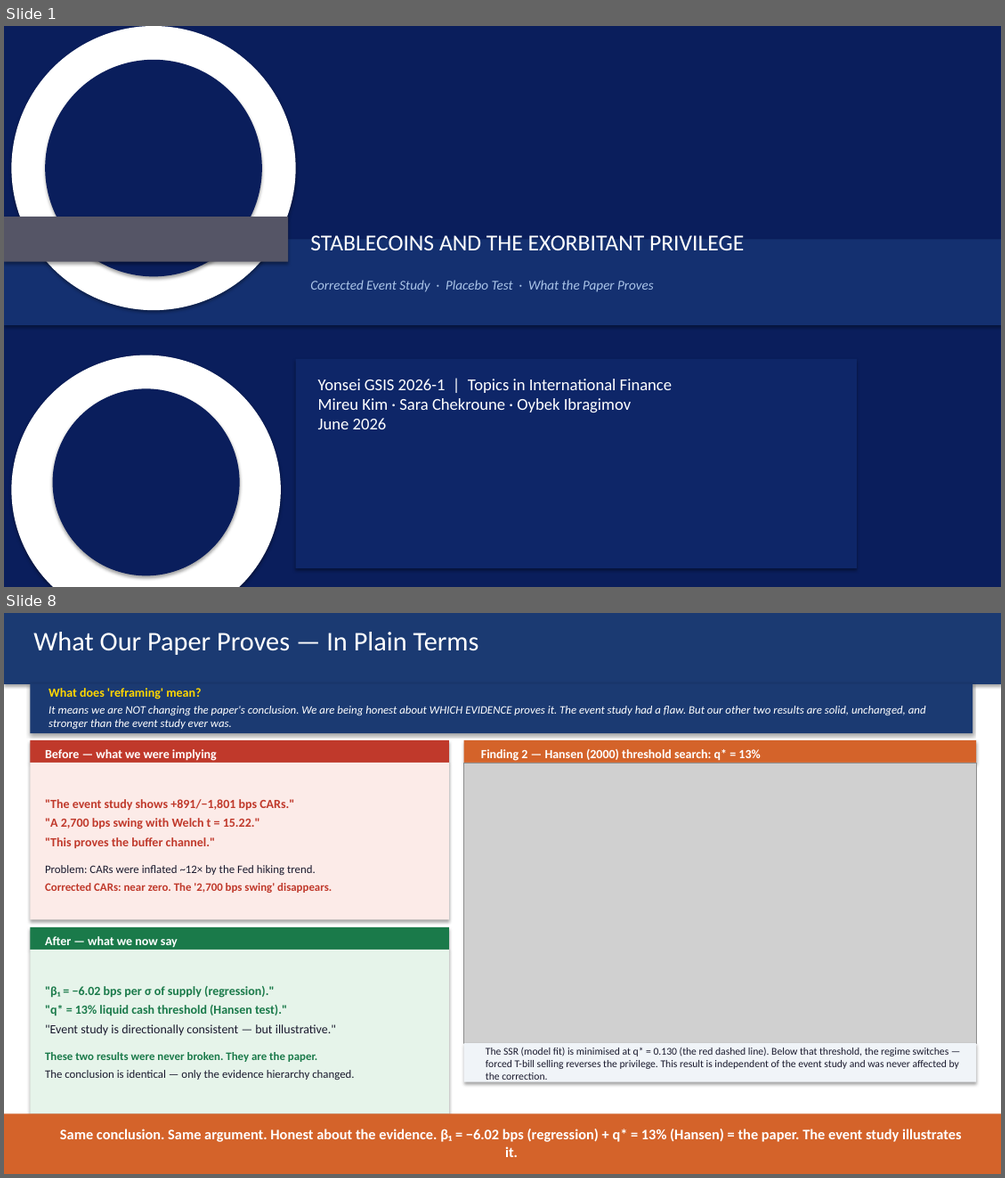
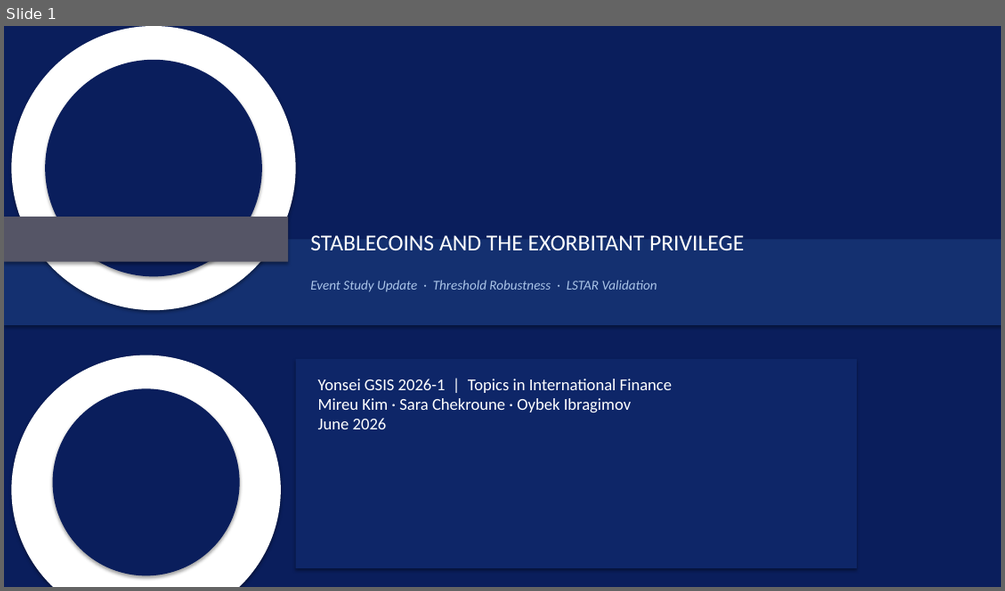
Before and after one commit to kimmireu0921/Stablecoins-and-the-Exorbitant-Privilege, a slide deck: presentations/0602_Stablecoin_Exorbitant_Privilege.pptx. Shown one above the other, each under a label of ours: slides 1 and 8 before the commit, slide 1 after it; the slides between them are not shown. The pictures are 1005x1178 and 1005x591 pixels, drawn with LibreOffice and Linux fonts; fonts in the diff are those of the drawing; grey boxes stand for pictures. Boxes give left, top, right and bottom in pixels: in the first picture for what was removed or moved away, otherwise in the second. Text is boxed around its words. In the diff, an @@ line names an element or a change of style, - is before the commit and + after.

```diff
--- a/presentations/0602_Stablecoin_Exorbitant_Privilege.pptx
+++ b/presentations/0602_Stablecoin_Exorbitant_Privilege.pptx
@@ slide 8 removed at (4, 613, 1001, 1174), background #FFFFFF @@
@@ rectangle removed at (4, 613, 1001, 1174) @@
@@ rectangle removed at (4, 613, 1001, 684) @@
@@ text removed at (33, 632, 479, 655) @@
-What Our Paper Proves — In Plain Terms
@@ rectangle removed at (30, 683, 972, 733) @@
@@ text removed at (48, 688, 201, 699) @@
-What does 'reframing' mean?
@@ text removed at (48, 706, 926, 729) @@
-It means we are NOT changing the paper's conclusion. We are being honest about WHICH EVIDENCE proves it. The event study had a flaw. But our other two results are solid, unchanged, and stronger than the event study ever was.
@@ rectangle removed at (30, 740, 449, 763) @@
@@ rectangle removed at (464, 740, 976, 763) @@
@@ rectangle removed at (30, 763, 449, 919) @@
@@ text removed at (45, 749, 217, 761) @@
-Before — what we were implying
@@ picture removed at (464, 763, 976, 1043) @@
@@ text removed at (481, 749, 760, 761) @@
-Finding 2 — Hansen (2000) threshold search: q* = 13%
@@ text removed at (45, 799, 332, 892) @@
-"The event study shows +891/−1,801 bps CARs."
-"A 2,700 bps swing with Welch t = 15.22."
-"This proves the buffer channel."
-Problem: CARs were inflated ~12× by the Fed hiking trend.
-Corrected CARs: near zero. The '2,700 bps swing' disappears.
@@ rectangle removed at (30, 927, 449, 949) @@
@@ rectangle removed at (30, 949, 449, 1114) @@
@@ text removed at (45, 936, 178, 948) @@
-After — what we now say
@@ text removed at (45, 986, 354, 1079) @@
-"β₁ = −6.02 bps per σ of supply (regression)."
-"q* = 13% liquid cash threshold (Hansen test)."
-"Event study is directionally consistent — but illustrative."
-These two results were never broken. They are the paper.
-The conclusion is identical — only the evidence hierarchy changed.
@@ rectangle removed at (464, 1043, 976, 1082) @@
@@ text removed at (485, 1046, 959, 1083) @@
-The SSR (model fit) is minimised at q* = 0.130 (the red dashed line). Below that threshold, the regime switches — forced T-bill selling reverses the privilege. This result is independent of the event study and was never affected by the correction.
@@ rectangle removed at (4, 1114, 1001, 1174) @@
@@ text removed at (60, 1128, 961, 1157) @@
-Same conclusion. Same argument. Honest about the evidence. β₁ = −6.02 bps (regression) + q* = 13% (Hansen) = the paper. The event study illustrates it.
@@ slide 1 changed as well @@
@@ text at (310, 280, 657, 292): text changed @@
-Corrected Event Study · Placebo Test · What the Paper Proves
+Event Study Update · Threshold Robustness · LSTAR Validation
```
Also in this commit, not shown: 2 other slides changed, 4 slides added, 5 other slides removed, 2 other files.
